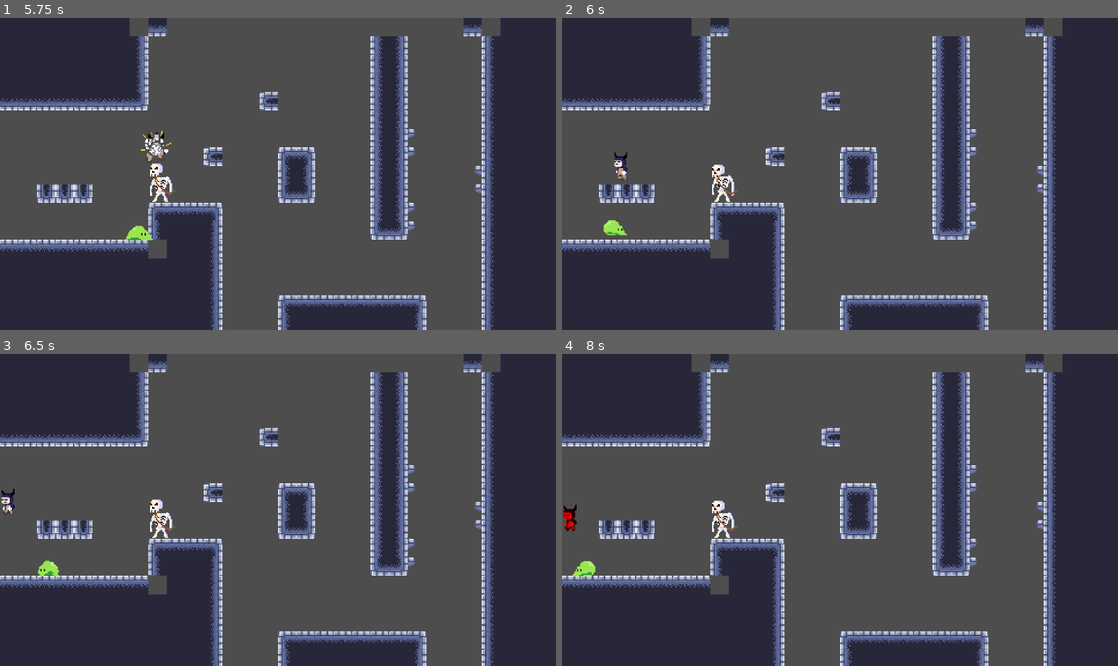
Above: before the commit, frames 1-4 (two rows, left to right).
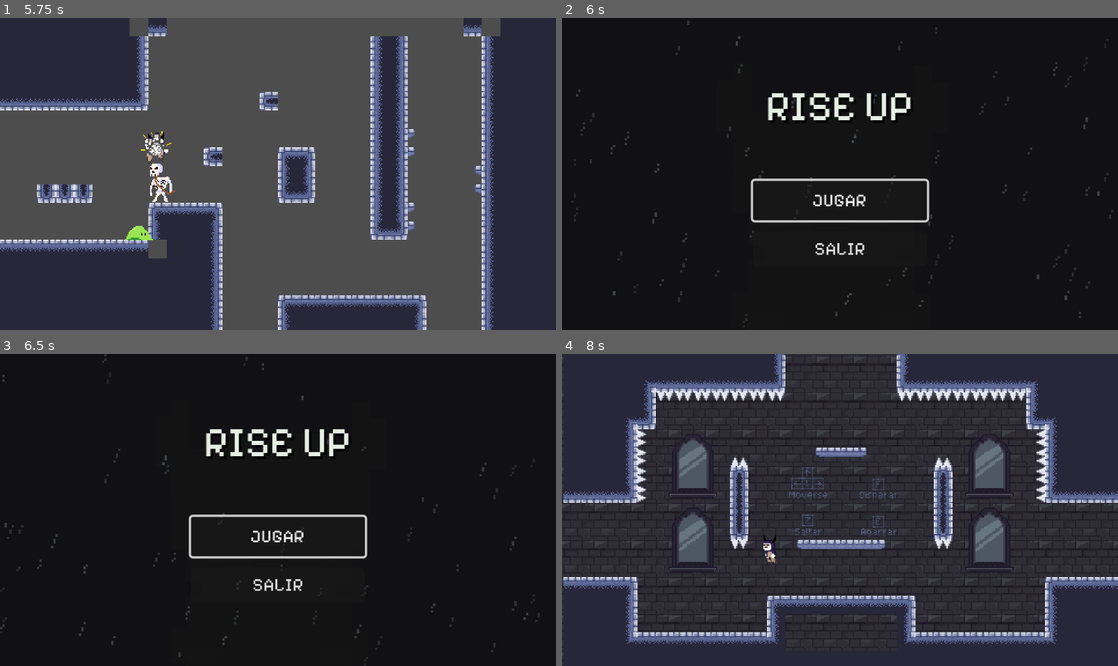
Above: after the commit, the same moments.

Repository: darwin712/RISE-UP
Game: Godot game, scene res://escenas/Salas/floor1/room_f_1_001.tscn
Same seed, same stepped clock (60 frames per second), same inputs: the game is played once before the commit and once after it. This scene is started directly instead of the project's main scene.
Inputs (mouse positions are in pixels of both pictures, inside the frame that each line leads up to):
- Up to frame 1 (5.75 s): tap Enter at 0.5 s; hold Down (agacharse) 0.53-1.28 s; hold Right (Mover_derecha) 0.53-2.03 s; tap Z (Saltar) at 0.77, 1.52, 3.02, 3.77, 4.52 s; tap Down (agacharse) at 1.35, 2.85, 4.35 s; hold Left (Mover_izquierda) 2.03-2.78 s; hold Down (agacharse) 2.03-2.78 s; tap Space at 2.75 s; hold Right (Mover_derecha) 2.78-4.28 s; hold Down (agacharse) 3.53-4.28 s; hold Left (Mover_izquierda) 4.28-5.03 s; hold Right (Mover_derecha) from 5.03 s (still down); hold Down (agacharse) from 5.03 s (still down)
- Up to frame 2 (6 s): release Right (Mover_derecha) at 5.78 s; release Down (agacharse) at 5.78 s; hold Left (Mover_izquierda) from 5.78 s (still down); tap Down (agacharse) at 5.85 s
- Up to frame 3 (6.5 s): keep holding Left (Mover_izquierda); tap Z (Saltar) at 6.02 s
- Up to frame 4 (8 s): release Left (Mover_izquierda) at 6.5 s; click (840, 538) at 6.5 s, where only the run after the commit has a clickable "JUGAR"; tap Enter at 7.25 s; hold Left (Mover_izquierda) from 7.28 s (still down); hold Down (agacharse) from 7.28 s (still down); tap Z (Saltar) at 7.52 s

Frame 1 is identical in both runs. In frame 2, 99% of the frame differs, in the area x 0-100%, y 0-100%; in frame 3, 99%; in frame 4, 64%.

Commit message:
al morir se recarga el menu

Diff:
--- a/escenas/reusos/jugadorScripts.gd
+++ b/escenas/reusos/jugadorScripts.gd
@@ -74,7 +74,7 @@
 	animacion.modulate = Color.WHITE
 	animacion.play("muerte")
 	await get_tree().create_timer(1.10).timeout
-	get_tree().reload_current_scene()
+	get_tree().change_scene_to_file("res://escenas/Menu/menu.tscn")
 
 func reproducir_sfx(sonido: AudioStream, volumen: float) -> void:
 	if sonido != null:
Not shown: 1 places in escenas/main.tscn that only renumber resources
